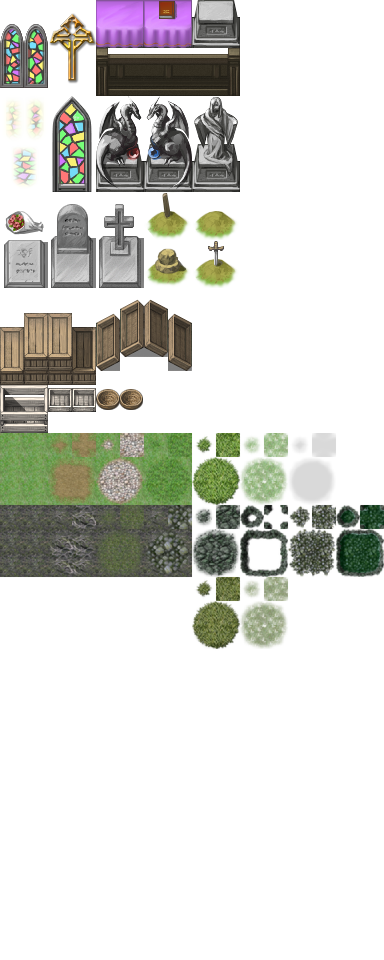
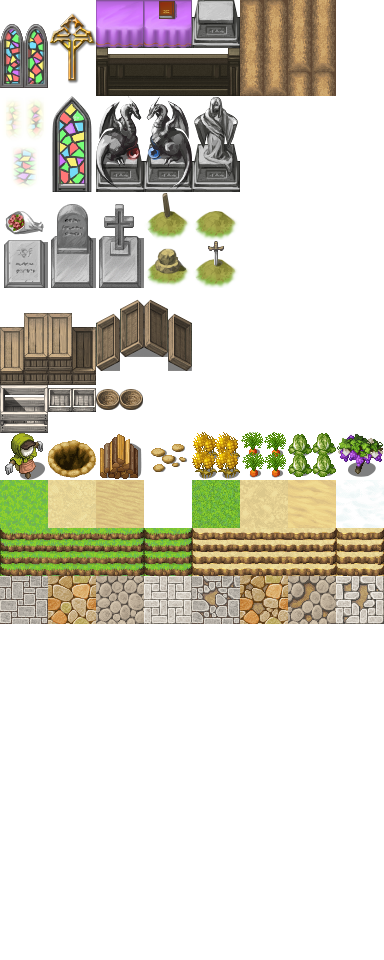
The second 384 x 960 image is a revision of the first. Changes to its layers:
removed layer "grass" over [0, 433, 384, 649]
added layer "road" above "field" over [0, 480, 384, 624]
added layer "field" above "Layer 1" over [5, 432, 384, 480]
added layer "Layer 1" above "box" over [240, 0, 336, 96]
